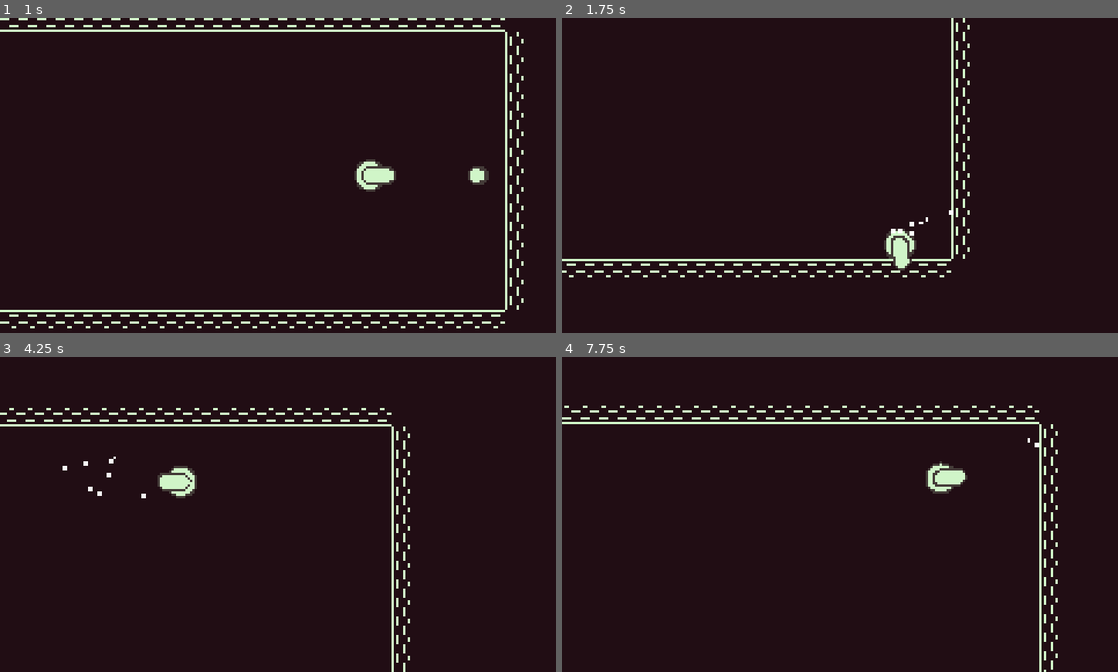
Above: before the commit, frames 1-4 (two rows, left to right).
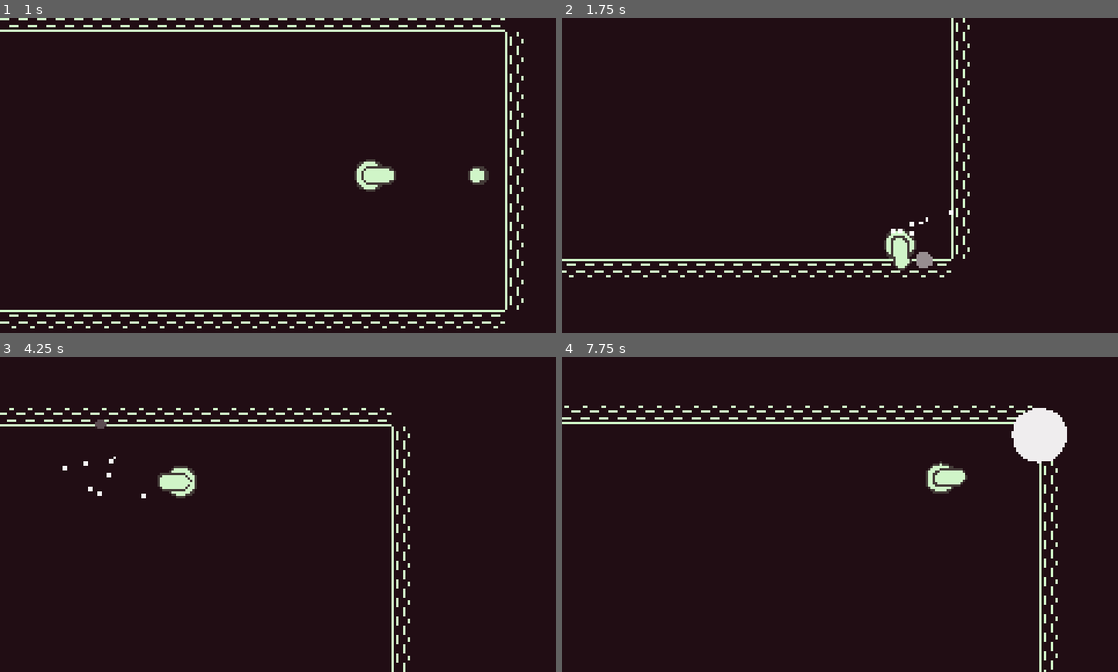
Above: after the commit, the same moments.

Repository: leafo/godot-game-1
Game: Godot game, scene res://Main.tscn
Same seed, same stepped clock (60 frames per second), same inputs: the game is played once before the commit and once after it.
Inputs:
- Up to frame 1 (1 s): tap Enter (ui_accept) at 0.5, 0.77 s; hold Right (ui_right) from 0.53 s (still down)
- Up to frame 2 (1.75 s): release Right (ui_right) at 1.28 s; hold Down (ui_down) from 1.28 s (still down); tap Enter (ui_accept) at 1.52 s
- Up to frame 3 (4.25 s): release Down (ui_down) at 2.03 s; hold Right (ui_right) 2.03-2.78 s; hold Up (ui_up) 2.78-3.53 s; tap Enter (ui_accept) at 3.02, 3.77 s; hold Left (ui_left) from 3.53 s (still down)
- Up to frame 4 (7.75 s): tap Enter (ui_accept) at 4.52, 6.02, 6.77, 7.52 s; release Left (ui_left) at 5.03 s; hold Down (ui_down) 5.03-5.78 s; hold Right (ui_right) 5.78-6.53 s; hold Up (ui_up) 6.53-7.28 s; hold Right (ui_right) from 7.28 s (still down)

Frame 1 is identical in both runs. In frame 2, 0.1% of the frame differs, in the area x 63-67%, y 74-80%; in frame 3, less than 0.1%; in frame 4, 1.3%, in the area x 80-91%, y 16-34%.

Commit message:
circle particle emitted with explosion

Diff:
--- /dev/null
+++ b/CircleParticle.gd
@@ -0,0 +1,7 @@
+extends Node2D
+
+func _ready():
+	$Animation.play("Disappear")
+
+func _on_Animation_animation_finished(anim_name):
+	queue_free()
--- /dev/null
+++ b/CircleParticle.tscn
@@ -0,0 +1,58 @@
+[gd_scene load_steps=4 format=2]
+
+[ext_resource path="res://CircleParticle.gd" type="Script" id=1]
+[ext_resource path="res://Circle.tscn" type="PackedScene" id=2]
+
+[sub_resource type="Animation" id=1]
+
+resource_name = "Disappear"
+length = 0.4
+loop = false
+step = 0.02
+tracks/0/type = "value"
+tracks/0/path = NodePath("Circle:scale")
+tracks/0/interp = 1
+tracks/0/loop_wrap = true
+tracks/0/imported = false
+tracks/0/enabled = true
+tracks/0/keys = {
+"times": PoolRealArray( 0, 0.4 ),
+"transitions": PoolRealArray( 0.25, 0.278661 ),
+"update": 0,
+"values": [ Vector2( 1, 1 ), Vector2( 1e-05, 1e-05 ) ]
+}
+tracks/1/type = "value"
+tracks/1/path = NodePath("Circle:modulate")
+tracks/1/interp = 1
+tracks/1/loop_wrap = true
+tracks/1/imported = false
+tracks/1/enabled = true
+tracks/1/keys = {
+"times": PoolRealArray( 0, 0.2 ),
+"transitions": PoolRealArray( 1, 1 ),
+"update": 0,
+"values": [ Color( 1, 1, 1, 1 ), Color( 0.129412, 0.0509804, 0.0784314, 1 ) ]
+}
+
+[node name="CircleParticle" type="Node2D"]
+
+script = ExtResource( 1 )
+
+[node name="Circle" parent="." index="0" instance=ExtResource( 2 )]
+
+radius = 10
+color = Color( 1, 1, 1, 1 )
+border_width = 0
+
+[node name="Animation" type="AnimationPlayer" parent="." index="1"]
+
+root_node = NodePath("..")
+autoplay = ""
+playback_process_mode = 1
+playback_default_blend_time = 0.0
+playback_speed = 1.0
+anims/Disappear = SubResource( 1 )
+blend_times = [  ]
+_sections_unfolded = [ "Pause", "Playback Options" ]
+
+[connection signal="animation_finished" from="Animation" to="." method="_on_Animation_animation_finished"]
--- a/HitAnimation.gd
+++ b/HitAnimation.gd
@@ -1,4 +1,14 @@
 extends Particles2D
+
+var CircleParticle = preload("res://CircleParticle.tscn")
+
+func _ready():
+	for i in range(2):
+		var p = CircleParticle.instance()
+		p.position = Vector2(rand_range(-1.5, 1.5), rand_range(-1.5, 1.5))
+		p.get_node("Animation").playback_speed = rand_range(0.7,1.3)
+		p.get_node("Circle").radius = rand_range(8,15)
+		add_child(p)
 
 func _on_Timer_timeout():
 	queue_free()
--- a/HitAnimation.tscn
+++ b/HitAnimation.tscn
@@ -53,9 +53,9 @@
 anim_loop = false
 _sections_unfolded = [ "Angle", "Color", "Emission Shape", "Initial Velocity", "Linear Accel", "Orbit Velocity", "Scale", "Spread" ]
 
-[node name="Particles2D" type="Particles2D"]
+[node name="Particles2D" type="Particles2D" index="0"]
 
-emitting = true
+emitting = false
 amount = 8
 lifetime = 0.5
 one_shot = true
@@ -79,7 +79,7 @@
 [node name="Timer" type="Timer" parent="." index="0"]
 
 process_mode = 1
-wait_time = 2.0
+wait_time = 4.0
 one_shot = true
 autostart = true
 
